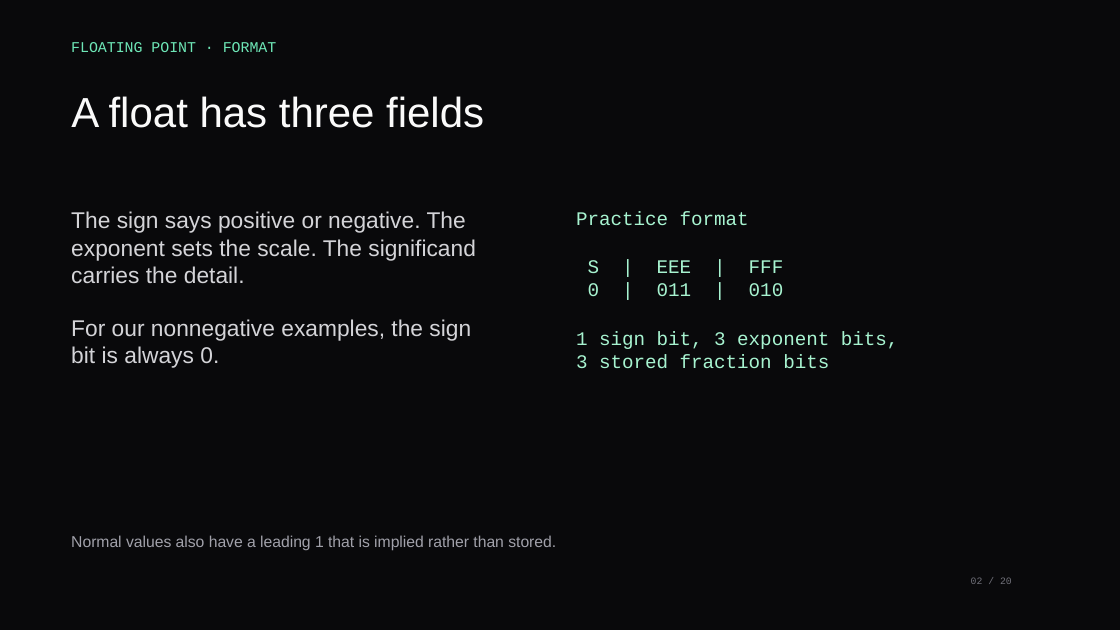
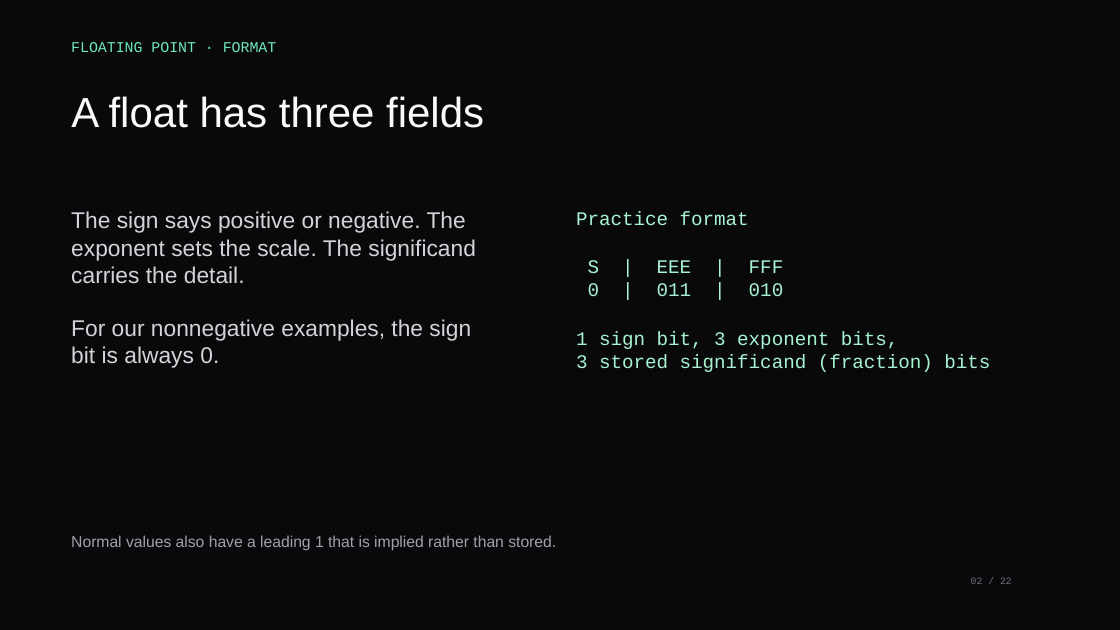
Before and after one commit to xsebby/portfolio, a slide deck: slide 2 of public/presentations/CS211_Recitation_3.pptx. Drawn at 1120x630 pixels with LibreOffice and Linux fonts; fonts in the diff are those of the drawing. Boxes give left, top, right and bottom in pixels: in the first picture for what was removed or moved away, otherwise in the second. Text is boxed around its words. In the diff, an @@ line names an element or a change of style, - is before the commit and + after.

```diff
--- a/public/presentations/CS211_Recitation_3.pptx
+++ b/public/presentations/CS211_Recitation_3.pptx
@@ text at [576, 354, 990, 372]: text changed @@
-3 stored fraction bits
+3 stored significand (fraction) bits
```
Also in this commit, not shown: 19 other slides changed, 2 slides added, 1 other file.
